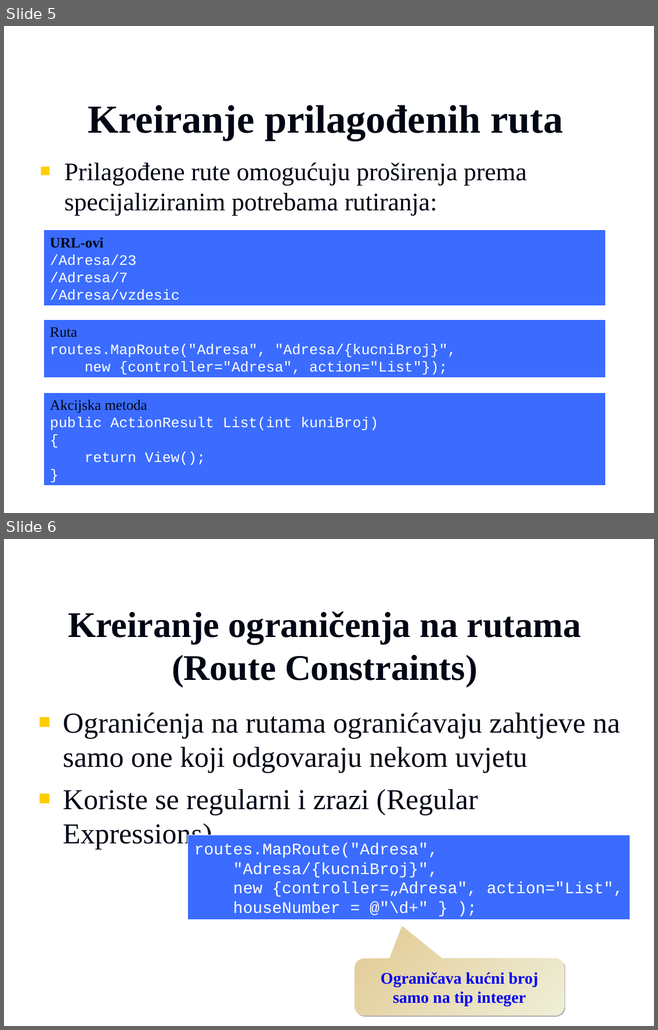
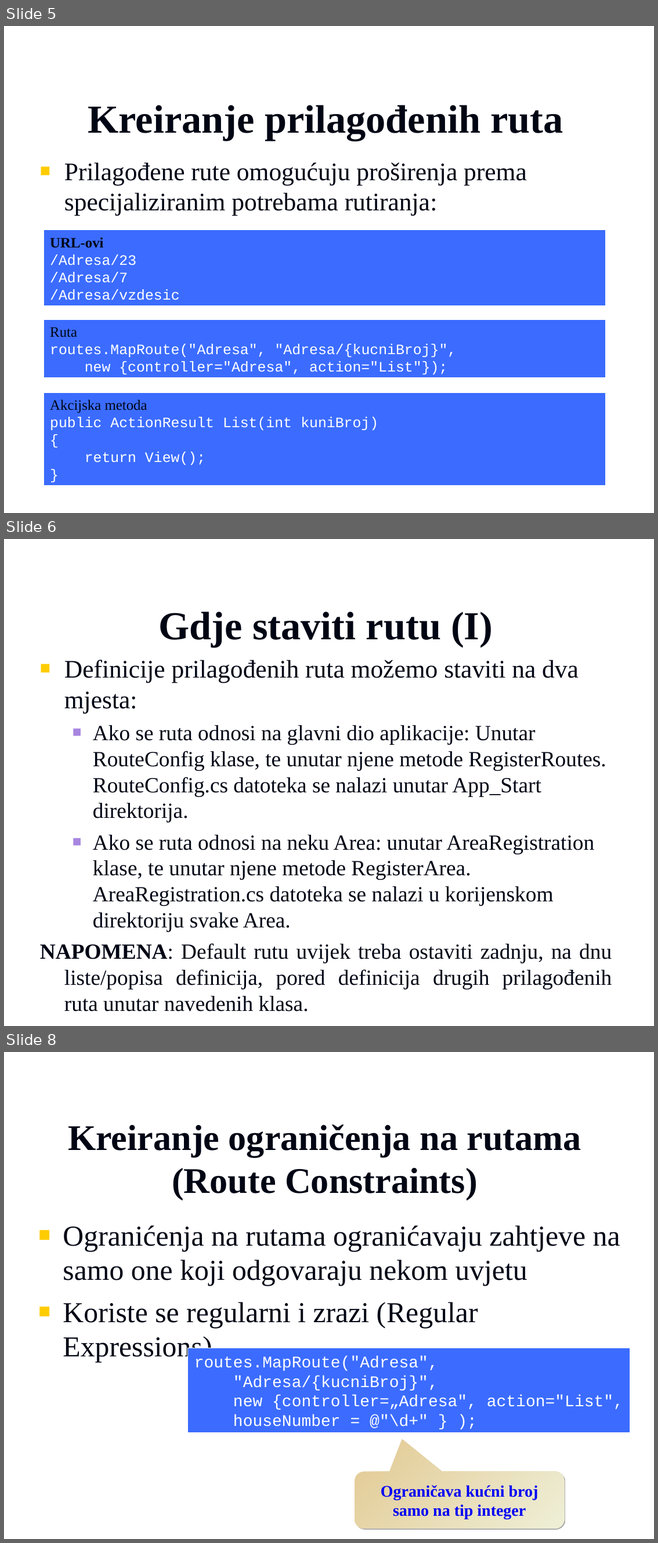
Before and after one commit to vzdesic/PZI, a slide deck: PPTs/13 MVC rutiranje.ppt. Shown one above the other, each under a label of ours: slides 5 and 6 before the commit, slides 5, 6 and 8 after it; the slides between them are not shown. The pictures are 658x1030 and 658x1543 pixels, drawn with LibreOffice and Linux fonts; fonts in the diff are those of the drawing; background and template pictures are left out. Boxes give left, top, right and bottom in pixels: in the first picture for what was removed or moved away, otherwise in the second. Text is boxed around its words. In the diff, an @@ line names an element or a change of style, - is before the commit and + after.

```diff
--- a/PPTs/13 MVC rutiranje.ppt
+++ b/PPTs/13 MVC rutiranje.ppt
@@ slide 6 added at [4, 539, 654, 1026], background picture (left out) @@
@@ title added at [159, 611, 492, 647], 44 pt, text #000514, bold @@
+Gdje staviti rutu (I)
@@ text added at [40, 660, 612, 1012], 24 pt, text #000514 @@
+■ Definicije prilagođenih ruta možemo staviti na dva mjesta:
+  ■ Ako se ruta odnosi na glavni dio aplikacije: Unutar RouteConfig klase, te unutar njene metode RegisterRoutes. RouteConfig.cs datoteka se nalazi unutar App_Start direktorija.
+  ■ Ako se ruta odnosi na neku Area: unutar AreaRegistration klase, te unutar njene metode RegisterArea. AreaRegistration.cs datoteka se nalazi u korijenskom direktoriju svake Area.
+NAPOMENA: Default rutu uvijek treba ostaviti zadnju, na dnu liste/popisa definicija, pored definicija drugih prilagođenih ruta unutar navedenih klasa.
@@ what was slide 6 is now slide 8 @@
```
Also in this commit, not shown: 2 other slides added, 20 other files.
